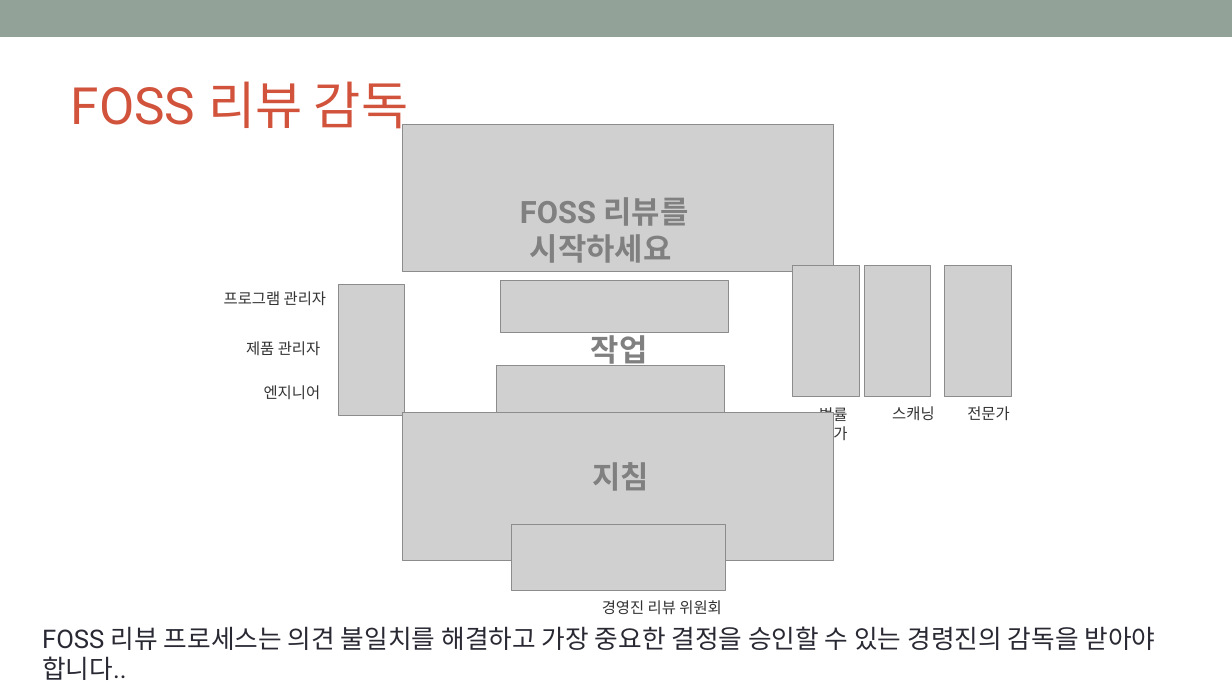
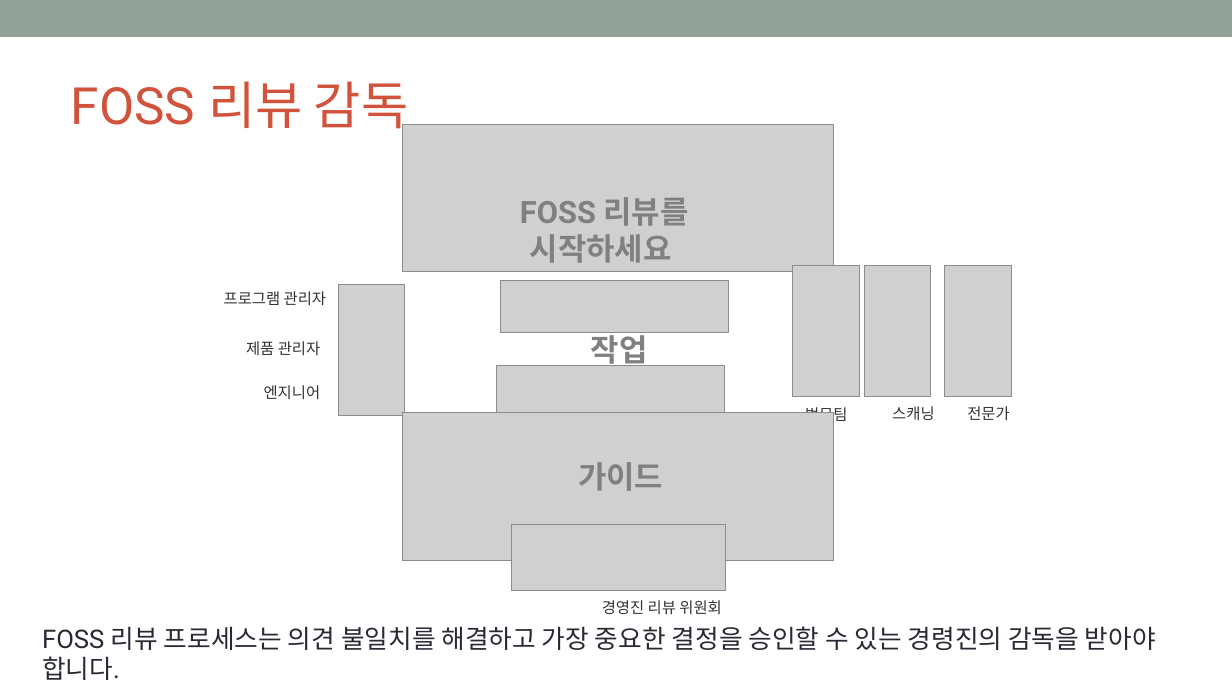
Before and after one commit to OpenChain-KWG/Curriculum-Translation-KR, a slide deck: slide 50 of target/slides/openchain-curriculum-for-1-1.pptx. Drawn at 1232x693 pixels with LibreOffice and Linux fonts; fonts in the diff are those of the drawing; grey boxes stand for pictures; background and template pictures are left out. Boxes give left, top, right and bottom in pixels: in the first picture for what was removed or moved away, otherwise in the second. Text is boxed around its words. In the diff, an @@ line names an element or a change of style, - is before the commit and + after.

```diff
--- a/target/slides/openchain-curriculum-for-1-1.pptx
+++ b/target/slides/openchain-curriculum-for-1-1.pptx
@@ text at (805,405,847,425): text changed @@
-법률가
+법무팀
@@ text at (578,462,663,491): text changed @@
-지침
+가이드
@@ text at (42,626,1156,680): text changed @@
-FOSS 리뷰 프로세스는 의견 불일치를 해결하고 가장 중요한 결정을 승인할 수 있는 경령진의 감독을 받아야 합니다..
+FOSS 리뷰 프로세스는 의견 불일치를 해결하고 가장 중요한 결정을 승인할 수 있는 경령진의 감독을 받아야 합니다.
```
Also in this commit, not shown: 10 other slides changed, 8 other files.
